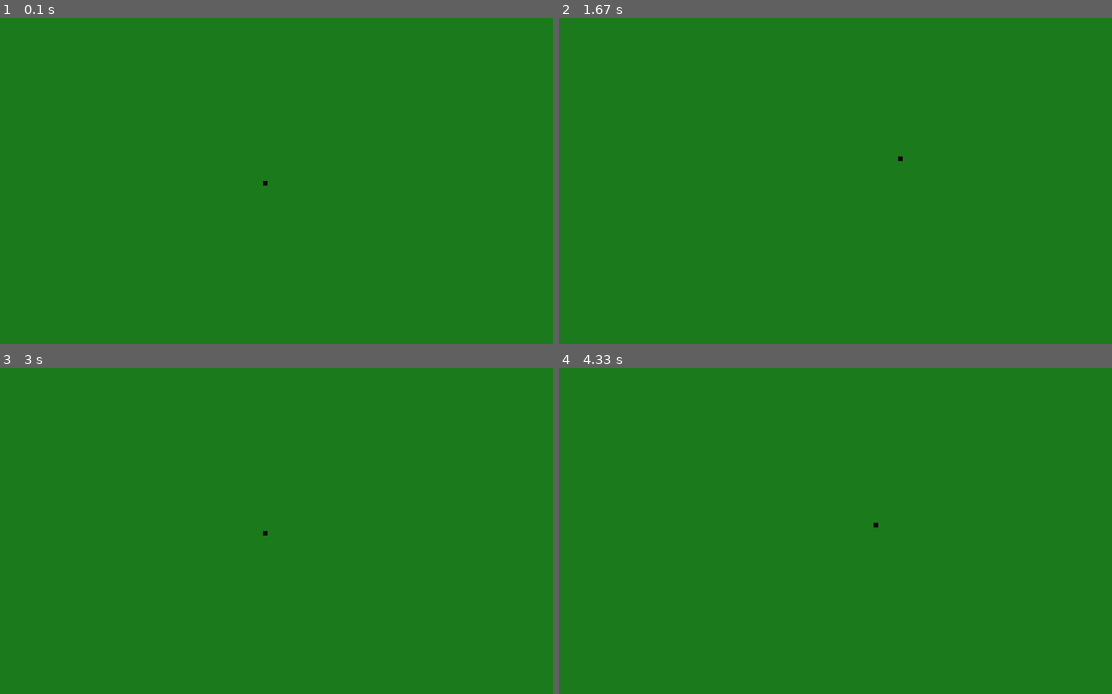
Above: before the commit, frames 1-4 (two rows, left to right).
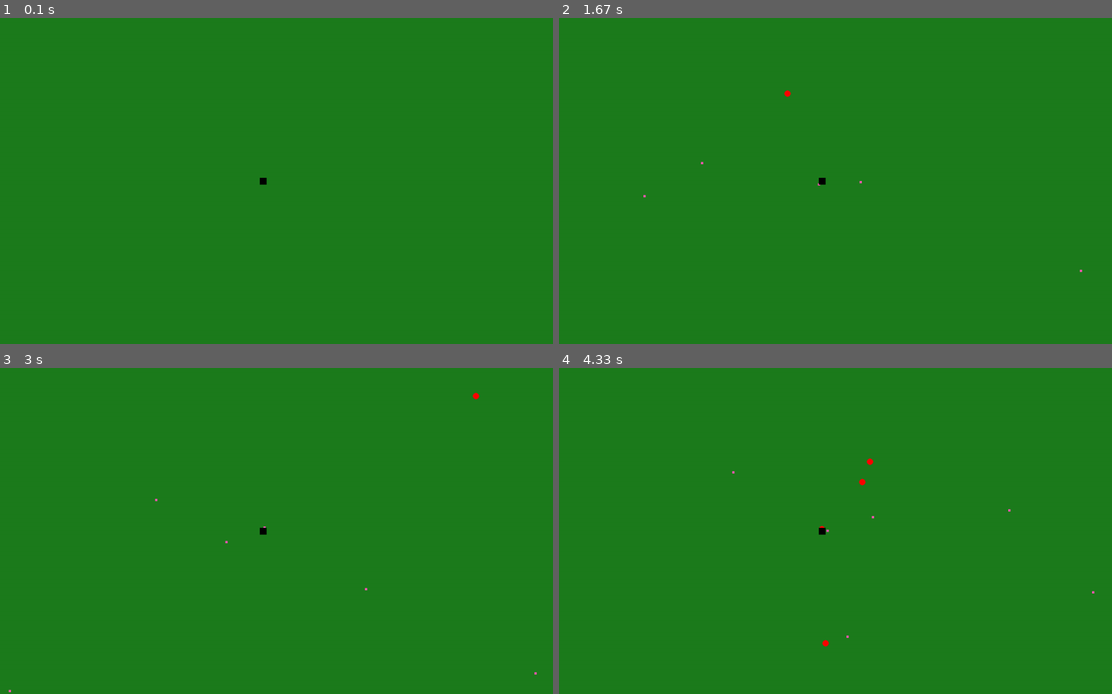
Above: after the commit, the same moments.

Repository: JairusCollantes/square-pygame
Game: pygame game, started from game.py
Same seed, same stepped clock (60 frames per second), same inputs: the game is played once before the commit and once after it.
Inputs:
- Up to frame 1 (0.1 s): no input
- Up to frame 2 (1.67 s): hold D 0.33-0.8 s; hold W 0.83-1.13 s; hold D 1.17-1.63 s
- Up to frame 3 (3 s): hold A 1.67-2.2 s; hold S 2.23-2.53 s; hold A 2.57-2.97 s
- Up to frame 4 (4.33 s): hold W 3-3.37 s; hold D 3.4-4.03 s; hold S from 4.07 s (still down)

The runs differ from the first frame. In frame 1, less than 0.1% of the frame differs, in the area x 46-49%, y 49-52%; in frame 2, less than 0.1%; in frame 3, less than 0.1%; in frame 4, 0.1%, in the area x 31-97%, y 27-86%.

Commit message:
ENEMY bullet lmao

Diff:
--- a/game.py
+++ b/game.py
@@ -1,43 +1,123 @@
 import sys
 import pygame
 import random
+import math
 
 
 W, H = 1280, 720
+white = (255, 255, 255)
+red = (255, 0, 0)
+green = (29, 124, 29)
+blue = (0, 0, 255)
+black = (0, 0, 0)
+yellow = (255,255,0)
+pink = (255,87,183)
+speed = 3
+screen = pygame.display.set_mode((W, H))
+pygame.display.set_caption("Square")
+clock = pygame.time.Clock()
 
-screen = pygame.display.set_mode((W, H))
-pygame.display.set_caption("One square")
-clock = pygame.time.Clock()
 
 class Player:
     def __init__(self):
         self.x = W//2
         self.y = H//2
-        self.side = 10
-        self.speed = 3
+        self.side = 15
+        self.square = pygame.Rect(self.x-7,self.y-7,self.side,self.side)
         self.pawa = 1
         self.hp = 100
     def update(self):
-        if keys[pygame.K_w] and self.y > 0:
-            p.y -= p.speed
-        if keys[pygame.K_s] and self.y < H - self.side:
-            p.y += p.speed
-        if keys[pygame.K_a] and self.x > 0:
-            p.x -= p.speed
-        if keys[pygame.K_d] and self.x < W - self.side:
-            p.x += p.speed
-        pygame.draw.rect(screen,(0,0,0),(int(self.x),int(self.y),self.side,self.side),0)
+        pygame.draw.rect(screen,black,self.square,0)
+
+
+class Attack:
+    def __init__(self,x,y):
+        self.side = 5
+        self.t = 90
+        self.square = pygame.Rect(x,y,self.side,self.side)
+        angle = random.randint(0,360)
+        self.x = math.cos(angle) * 10
+        self.y = math.sin(angle) * 10
+    def update(self):
+        self.t -= 1
+        self.square.x += self.x
+        self.square.y += self.y
+        if keys[pygame.K_w]:
+            self.square.y += speed
+        if keys[pygame.K_s]:
+            self.square.y -= speed
+        if keys[pygame.K_a]:
+            self.square.x += speed
+        if keys[pygame.K_d]:
+            self.square.x -= speed
+        pygame.draw.rect(screen,pink,self.square,0)
+
+
+class Enemy:
+    def __init__(self):
+        spawn = random.choice(["top","bot", "rig", "lef"])
+        if spawn == "top":
+            self.x = random.randint(0,W)
+            self.y = -20
+        elif spawn == "bot":
+            self.x = random.randint(0,W)
+            self.y = H + 20
+        elif spawn == "lef":
+            self.y = random.randint(0,H)
+            self.x = -20
+        elif spawn == "rig":
+            self.y = random.randint(0,H)
+            self.x = W + 20
+        self.speed = 4
+        self.radius = 7
+    def move(self, x,y):
+        dx = x - self.x
+        dy = y - self.y
+        d = math.sqrt(dx*dx + dy*dy)
+        self.x += (dx/d) * self.speed
+        self.y += (dy/d) * self.speed
+        if keys[pygame.K_w]:
+            self.y += speed
+        if keys[pygame.K_s]:
+            self.y -= speed
+        if keys[pygame.K_a]:
+            self.x += speed
+        if keys[pygame.K_d]:
+            self.x -= speed
+        pygame.draw.circle(screen,red,(int(self.x),int(self.y)),self.radius)
 
 p = Player()
+c = []
+t = 0
+b = []
+
+def spawn():
+    c.append(Enemy())
+
+def spawnB():
+    b.append(Attack(p.x,p.y))
 
 while True:
-    screen.fill((29, 124, 29))
+    screen.fill(green)
 
     for e in pygame.event.get():
         if e.type == pygame.QUIT:
             pygame.quit()
             sys.exit()
     keys = pygame.key.get_pressed()
+    t += 1
+    if t % 60==0:
+        spawn()
+    if t % 10==0:
+        spawnB()
+    for m in c:
+        m.move(p.x,p.y)
+    for m in b:
+        m.update()
+
+    # font = pygame.font.SysFont('times new roman', 12)
+    # time = font.render(f"Time: {t//60}", True, black)
+    # screen.blit(time,(12,12))
     p.update()
     pygame.display.flip()
     clock.tick(60)
